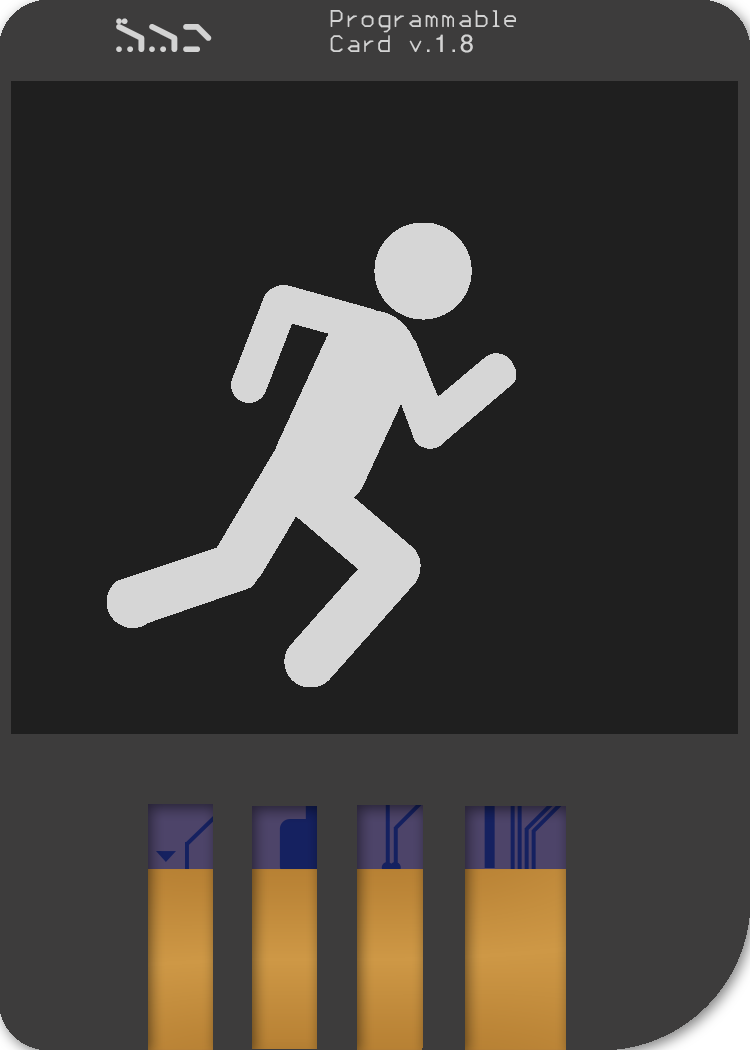
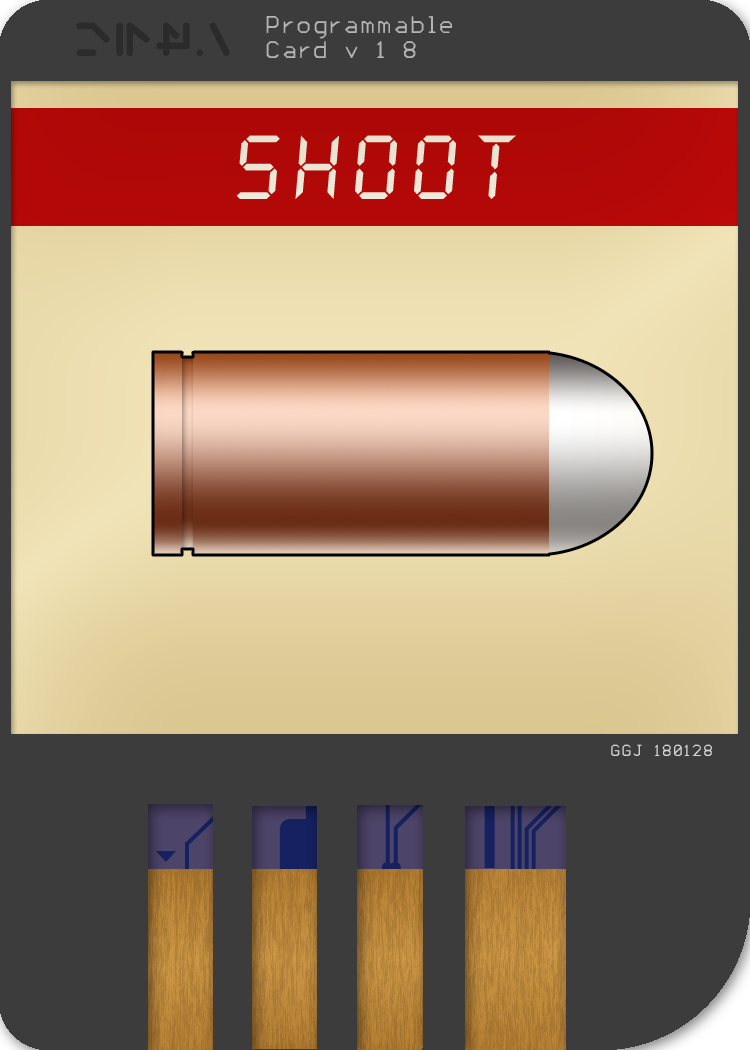
Before/after of a 750x1050 layered artwork. What changed in the layer stack:
added layer "SHOOT" (1st of 3) above "JUMP LABEL" over [11, 81, 738, 734]
hid "Layer 3", moved it into group "MV RIGHT", painted on it over [43, 223, 516, 687]
hid "Layer 2", moved it into group "MV RIGHT" over [11, 81, 738, 734]
added group "SHOOT" (2nd of 3) with 4 layers above "ATTACK Label" over [11, 81, 738, 734]
added layer "Layer 6" in group "SHOOT" over [153, 352, 652, 555]
added layer "SHOOT" (3rd of 3, in "SHOOT") in group "SHOOT" over [236, 135, 516, 199]
added layer "Rectangle 1" (1st of 2, in "SHOOT") in group "SHOOT" over [11, 108, 738, 226]
added layer "Layer 1" (2nd of 3, in "SHOOT") in group "SHOOT" over [11, 81, 738, 734]
renamed "Ddl" to "lopy", painted on it over [76, 18, 230, 56]
painted on "Programmable Card v.1.8" over [266, 10, 516, 58]
added layer "GGJ-180128" in group "Cartridge" over [611, 744, 712, 756]
renamed "Circuit Board Connector" to "Circuit Board Connector copy", painted on it over [148, 869, 566, 1050]
